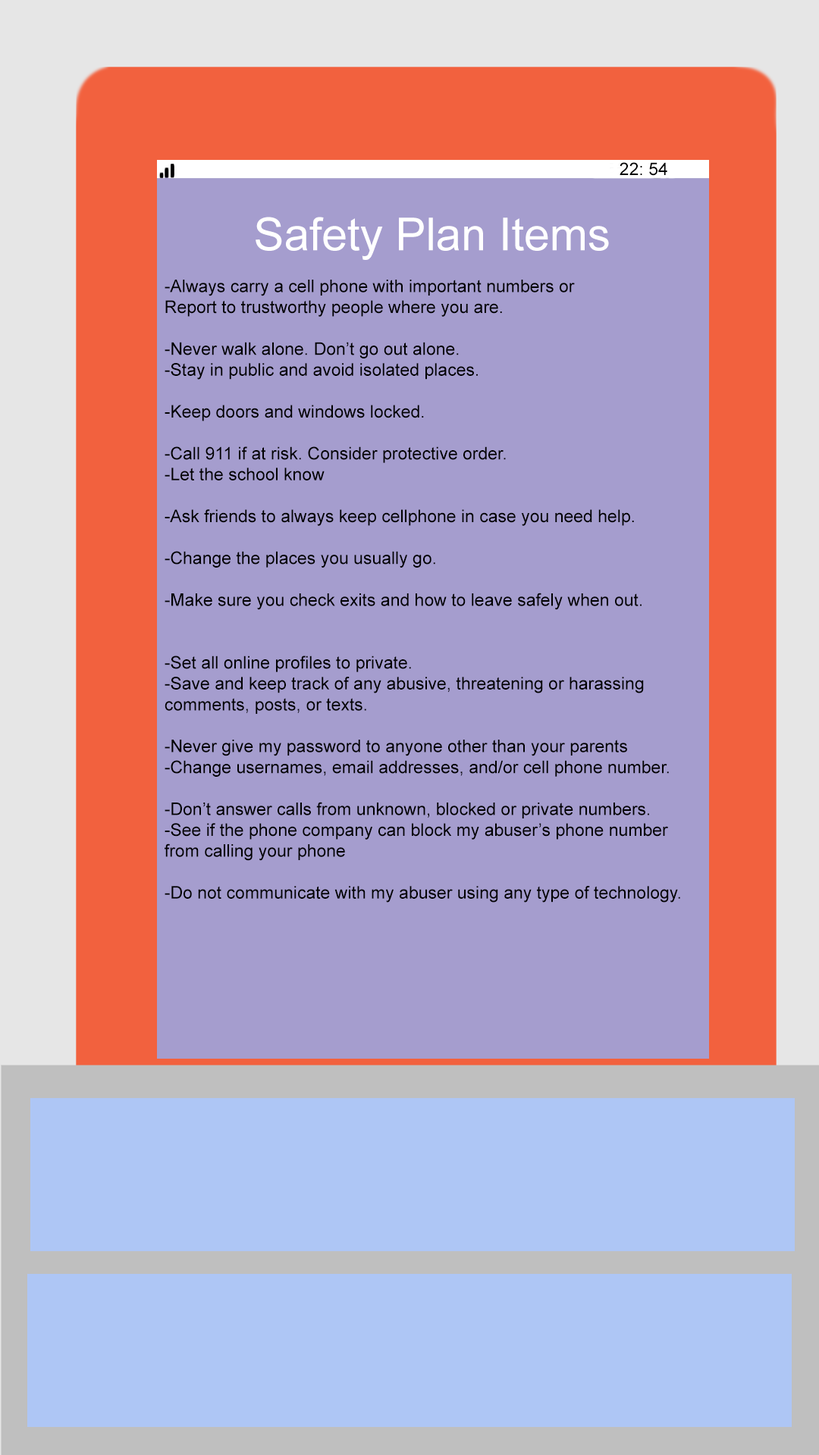
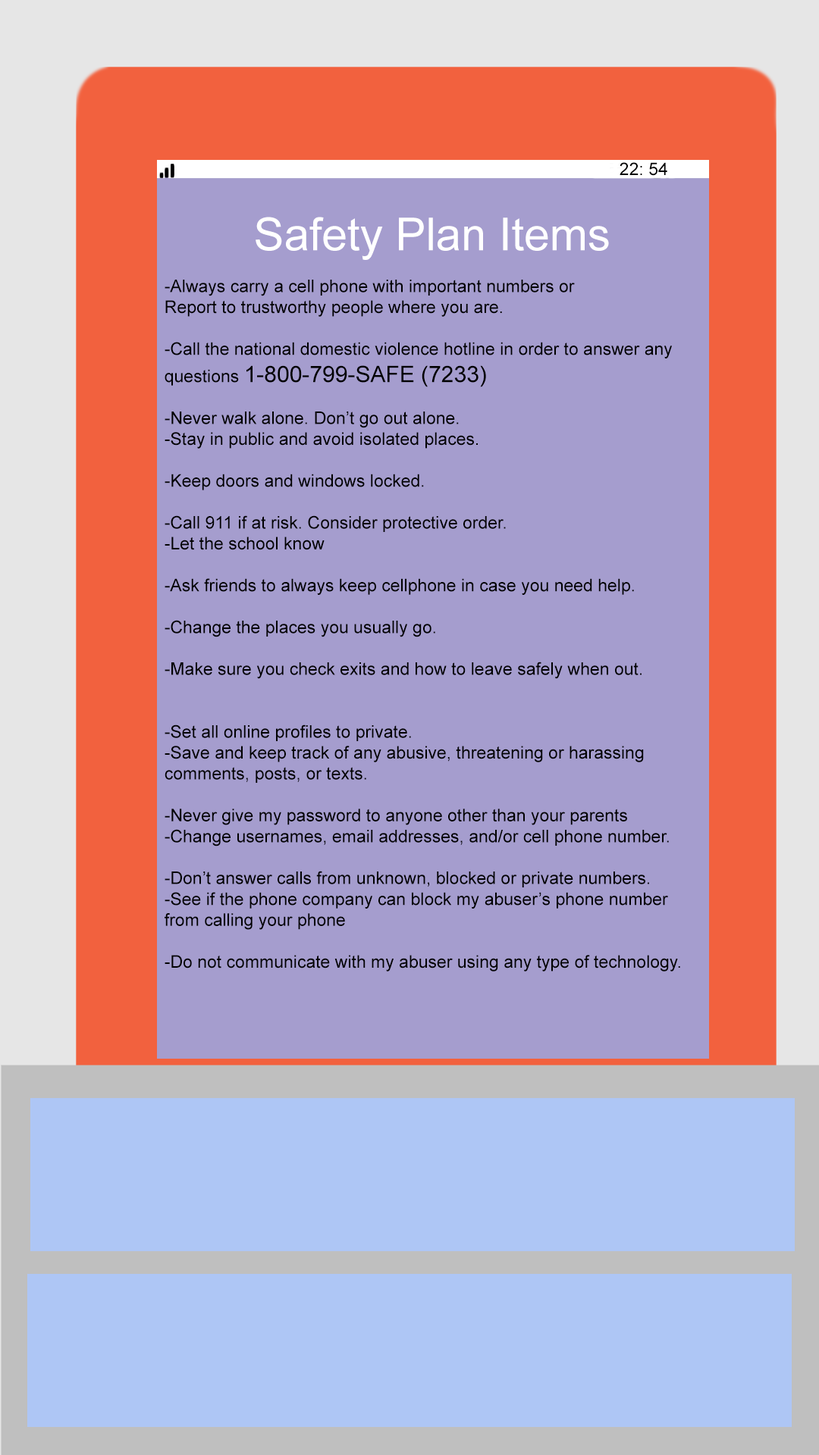
Two versions of the same layered image (819 × 1455). Layer-by-layer changes:
painted on "Safety Plan Items -Always carry a cell phone with important nu" over [left=164, top=341, right=680, bottom=972]
